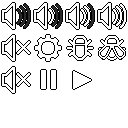
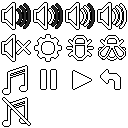
Revision of a layered 128x128 image; what changed, layer by layer:
painted on "btn_any.png" over left=1, top=65, right=121, bottom=127
